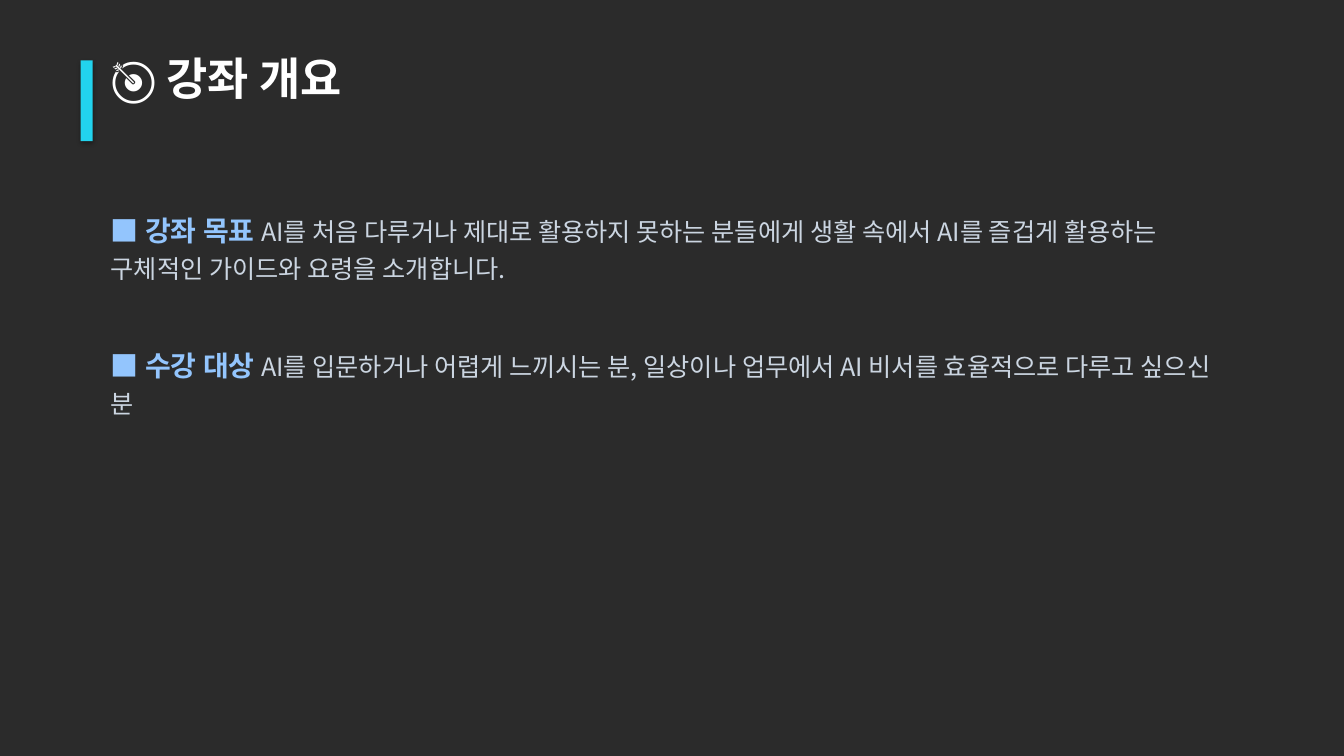
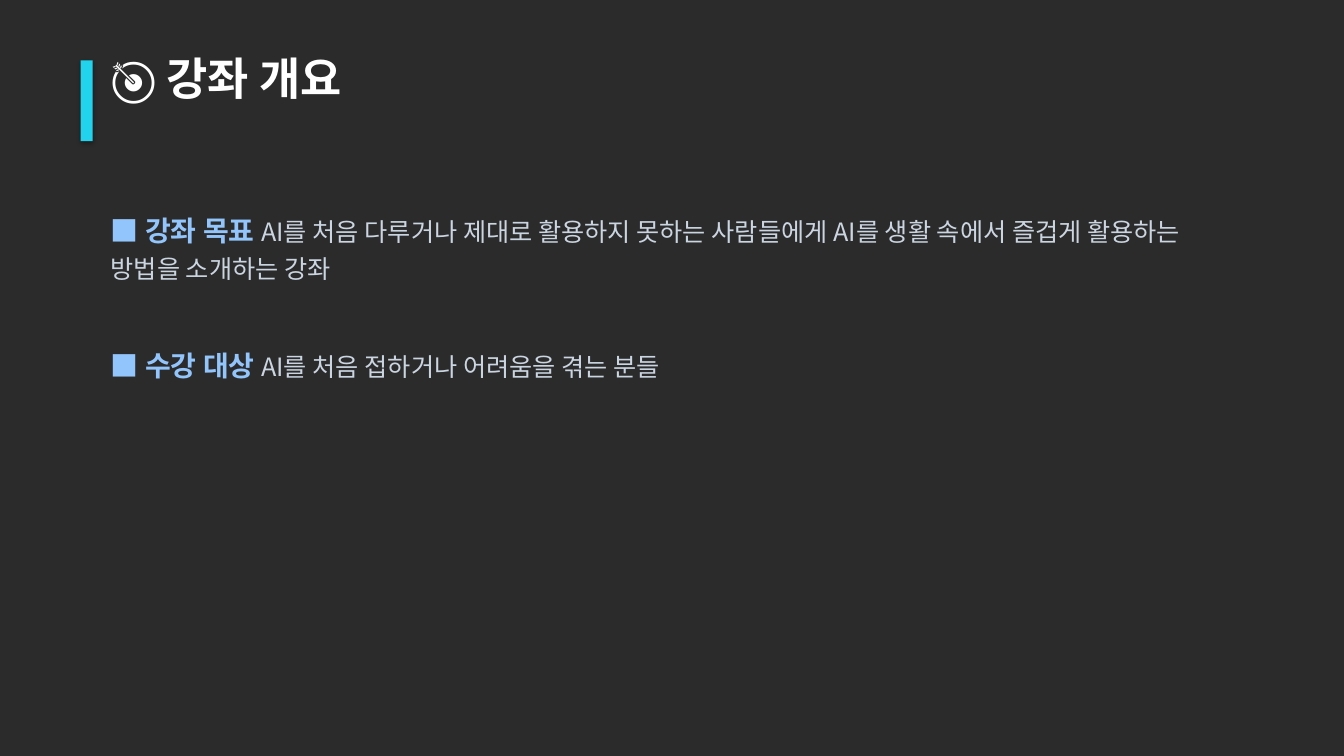
Before and after one commit to dreefinkjk/sky_ai_course, a slide deck: slide 2 of AI_companion_lecture.pptx. Drawn at 1344x756 pixels with LibreOffice and Linux fonts; fonts in the diff are those of the drawing; background and template pictures are left out; a plain dark background stands for a picture behind light text. Boxes give left, top, right and bottom in pixels: in the first picture for what was removed or moved away, otherwise in the second. Text is boxed around its words. In the diff, an @@ line names an element or a change of style, - is before the commit and + after.

```diff
--- a/AI_companion_lecture.pptx
+++ b/AI_companion_lecture.pptx
@@ text at (111,217,1180,379): text changed @@
-■ 강좌 목표 AI를 처음 다루거나 제대로 활용하지 못하는 분들에게 생활 속에서 AI를 즐겁게 활용하는 구체적인 가이드와 요령을 소개합니다.
-■ 수강 대상 AI를 입문하거나 어렵게 느끼시는 분, 일상이나 업무에서 AI 비서를 효율적으로 다루고 싶으신 분
+■ 강좌 목표 AI를 처음 다루거나 제대로 활용하지 못하는 사람들에게 AI를 생활 속에서 즐겁게 활용하는 방법을 소개하는 강좌
+■ 수강 대상 AI를 처음 접하거나 어려움을 겪는 분들
```
Also in this commit, not shown: 12 other slides changed, 1 slide removed, 2 other files.
